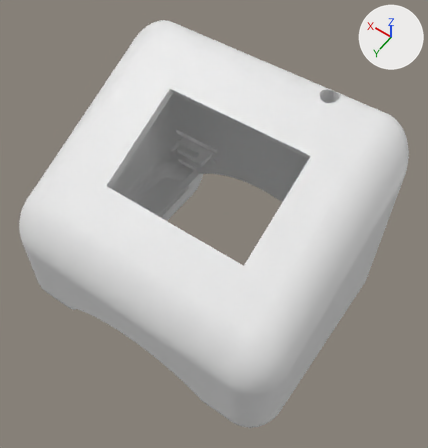
The Blender file schemes/3D_models/base/base.blend: old version first, new version second.
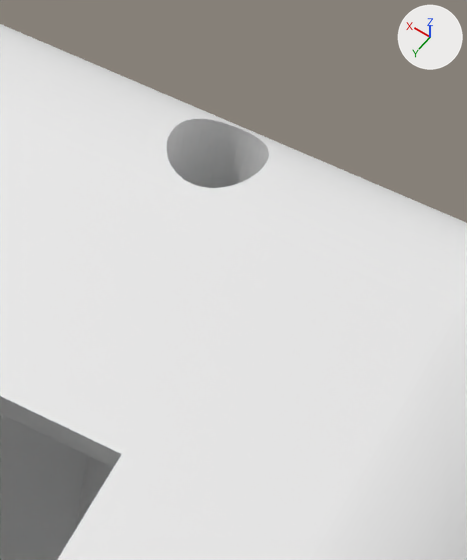
There are two pictures of each version: one whole from a 50 mm camera at (-101.1, 131.7, 242.8) aimed at (-6.1, -1.4, 33.8), one close up on the part from 67% to 89% of the width and 15% to 39% of the height. The axes (+X, +Y, +Z) are drawn at upper right. The lights are the same throughout.

Before the edit, the objects in view are built like this:
```python
me_cube_013 = bpy.data.meshes.new('Cube.013')
me_cube_013.from_pydata(...)  # 8435 vertices, 8248 faces; spans x -87.0..87.0, y -68.0..68.0, z -21.0..109.0
ob_sketch_2 = bpy.data.objects.new('sketch_2', me_cube_013)
ob_sketch_2.location = (0.0, 0.0, 0.0)
ob_sketch_2.scale = (0.805, 0.805, 0.805)
```
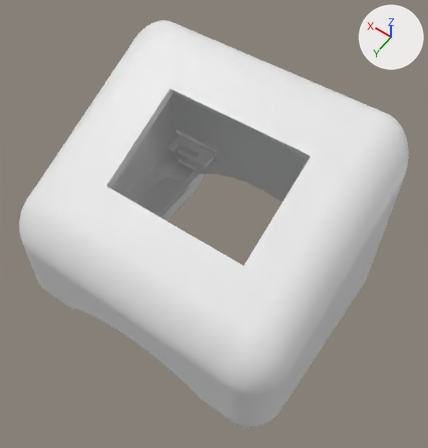
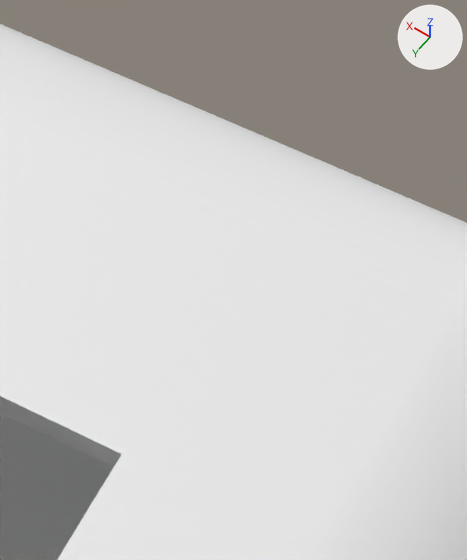
Where the change shows, as pixel boxes [x1, y1, x2, y2] in the close-ups (467 x 560 px):
part 1 of me_cube_013, cut back
    both: [0, 26, 467, 560]

Edits to the bpy script that builds the scene:
```text
Change me_cube_013:
    used by ob_sketch_2; location = (0.0, 0.0, 0.0); scale = (0.805, 0.805, 0.805)
    remove me_cube_013.from_pydata(...)  # 8435 vertices, 8248 faces; spans x -87.0..87.0, y -68.0..68.0, z -21.0..109.0
    add me_cube_013.from_pydata(...)  # 8159 vertices, 8082 faces; spans x -87.0..87.0, y -68.0..68.0, z -21.0..109.0
    me_cube_013 part 1
    276 vertices are removed from x -45.0..-30.0, y -63.0..-50.0, z 43.0..109.0
    224 faces are deleted
    58 new faces join them
```
